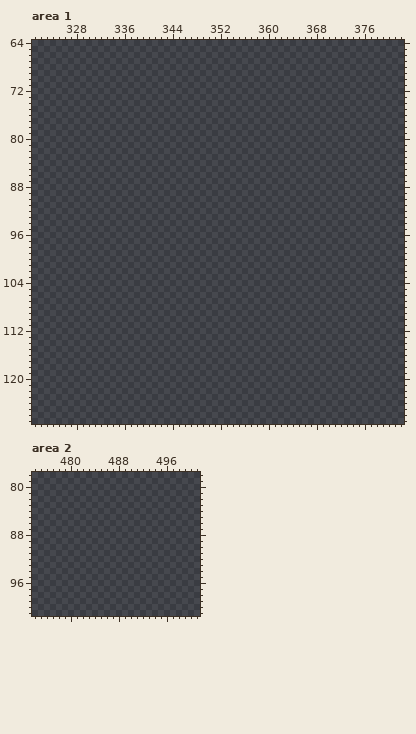
Pixel-art file, stored at Alex - mapa/UTI - Tilemap 1.aseprite. That is the earlier state.
512x512 pixels, 1 frame. Colours within 5 levels of each other are drawn and written as one. Shown: area 1: x 321..382, y 64..127; area 2: x 474..501, y 78..101. The commit also changed other parts of the picture, which this record leaves out.
Palette (. is transparent): 
Pixels before, area 1 (only the part around the change), first column x 321:
 64 ..............................................................
 65 ..............................................................
 66 ..............................................................
 67 ..............................................................
 68 ..............................................................
 69 ..............................................................
 70 ..............................................................
 71 ..............................................................
 72 ..............................................................
 73 ..............................................................
 74 ..............................................................
 75 ..............................................................
 76 ..............................................................
 77 ..............................................................
 78 ..............................................................
 79 ..............................................................
 80 ..............................................................
 81 ..............................................................
 82 ..............................................................
 83 ..............................................................
 84 ..............................................................
 85 ..............................................................
 86 ..............................................................
 87 ..............................................................
 88 ..............................................................
 89 ..............................................................
 90 ..............................................................
 91 ..............................................................
 92 ..............................................................
 93 ..............................................................
 94 ..............................................................
 95 ..............................................................
 96 ..............................................................
 97 ..............................................................
 98 ..............................................................
 99 ..............................................................
100 ..............................................................
101 ..............................................................
102 ..............................................................
103 ..............................................................
104 ..............................................................
105 ..............................................................
106 ..............................................................
107 ..............................................................
108 ..............................................................
109 ..............................................................
110 ..............................................................
111 ..............................................................
112 ..............................................................
113 ..............................................................
114 ..............................................................
115 ..............................................................
116 ..............................................................
117 ..............................................................
118 ..............................................................
119 ..............................................................
120 ..............................................................
121 ..............................................................
122 ..............................................................
123 ..............................................................
124 ..............................................................
125 ..............................................................
126 ..............................................................
127 ..............................................................
After the commit:
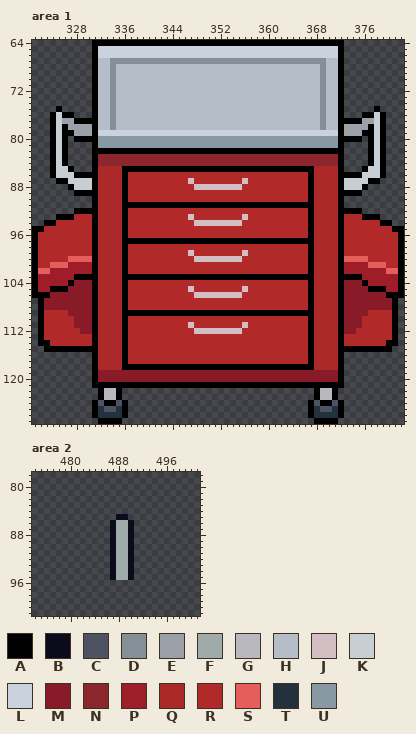
Colours new in this view: A #000000  B #0c0b1b  C #4e5363  D #858f98  E #9ca0a9  F #9faba9  G #b9b8be  H #b5bdc8  J #d3bec3  K #c7ced4  L #cad2dd  M #891b28  N #8b262c  P #9f1d29  Q #ab2929  R #b12929  S #e55e5b  T #23313c  U #8899a3
Edits made:
Changed rows in their new state; - is an unchanged pixel.
Area 1:
first column x 321:
 64 ----------AAAAAAAAAAAAAAAAAAAAAAAAAAAAAAAAAAAAAAAAAA----------
 65 ----------ALLLLLLLLLLLLLLLLLLLLLLLLLLLLLLLLLLLLLLLLA----------
 66 ----------ALLLLLLLLLLLLLLLLLLLLLLLLLLLLLLLLLLLLLLLLA----------
 67 ----------AHHDDDDDDDDDDDDDDDDDDDDDDDDDDDDDDDDDDDDHHA----------
 68 ----------AHHDHHHHHHHHHHHHHHHHHHHHHHHHHHHHHHHHHHDHHA----------
 69 ----------AHHDHHHHHHHHHHHHHHHHHHHHHHHHHHHHHHHHHHDHHA----------
 70 ----------AHHDHHHHHHHHHHHHHHHHHHHHHHHHHHHHHHHHHHDHHA----------
 71 ----------AHHDHHHHHHHHHHHHHHHHHHHHHHHHHHHHHHHHHHDHHA----------
 72 ----------AHHDHHHHHHHHHHHHHHHHHHHHHHHHHHHHHHHHHHDHHA----------
 73 ----------AHHDHHHHHHHHHHHHHHHHHHHHHHHHHHHHHHHHHHDHHA----------
 74 ----------AHHDHHHHHHHHHHHHHHHHHHHHHHHHHHHHHHHHHHDHHA----------
 75 ----A-----AHHDHHHHHHHHHHHHHHHHHHHHHHHHHHHHHHHHHHDHHA-----A----
 76 ---AKAA---AHHDHHHHHHHHHHHHHHHHHHHHHHHHHHHHHHHHHHDHHA---AAKA---
 77 ---AKEEAAAAHHDHHHHHHHHHHHHHHHHHHHHHHHHHHHHHHHHHHDHHAAAAEEKA---
 78 ---AKAEEEEAHHDHHHHHHHHHHHHHHHHHHHHHHHHHHHHHHHHHHDHHAEEEEAKA---
 79 ---AKAAEEEALLLLLLLLLLLLLLLLLLLLLLLLLLLLLLLLLLLLLLLLAEEEAAKA---
 80 ---AKA-AAAAUUUUUUUUUUUUUUUUUUUUUUUUUUUUUUUUUUUUUUUUAAAA-AKA---
 81 ---AKA----AUUUUUUUUUUUUUUUUUUUUUUUUUUUUUUUUUUUUUUUUA----AKA---
 82 ---AKA----AAAAAAAAAAAAAAAAAAAAAAAAAAAAAAAAAAAAAAAAAA----AKA---
 83 ---AKA----ANNNNNNNNNNNNNNNNNNNNNNNNNNNNNNNNNNNNNNNNA----AKA---
 84 ---AKA----ANNNNNNNNNNNNNNNNNNNNNNNNNNNNNNNNNNNNNNNNA----AKA---
 85 ---AKKA---AQQQQAAAAAAAAAAAAAAAAAAAAAAAAAAAAAAAAQQQQA---AKKA---
 86 ---AKKKAAAAQQQQARRRRRRRRRRRRRRRRRRRRRRRRRRRRRRAQQQQAAAAKKKA---
 87 ----AAKKKKAQQQQARRRRRRRRRRJRRRRRRRRJRRRRRRRRRRAQQQQAKKKKAA----
 88 ------AKKKAQQQQARRRRRRRRRRRJJJJJJJJRRRRRRRRRRRAQQQQAKKKA------
 89 -------AAAAQQQQARRRRRRRRRRRRRRRRRRRRRRRRRRRRRRAQQQQAAAA-------
 90 ----------AQQQQARRRRRRRRRRRRRRRRRRRRRRRRRRRRRRAQQQQA----------
 91 ----------AQQQQAAAAAAAAAAAAAAAAAAAAAAAAAAAAAAAAQQQQA----------
 92 -------AAAAQQQQARRRRRRRRRRRRRRRRRRRRRRRRRRRRRRAQQQQAAAA-------
 93 ----AAARRRAQQQQARRRRRRRRRRJRRRRRRRRJRRRRRRRRRRAQQQQARRRAAA----
 94 --AARRRRRRAQQQQARRRRRRRRRRRJJJJJJJJRRRRRRRRRRRAQQQQARRRRRRAA--
 95 AARRRRRRRRAQQQQARRRRRRRRRRRRRRRRRRRRRRRRRRRRRRAQQQQARRRRRRRRAA
 96 ARRRRRRRRRAQQQQARRRRRRRRRRRRRRRRRRRRRRRRRRRRRRAQQQQARRRRRRRRRA
 97 ARRRRRRRRRAQQQQAAAAAAAAAAAAAAAAAAAAAAAAAAAAAAAAQQQQARRRRRRRRRA
 98 ARRRRRRRRRAQQQQARRRRRRRRRRRRRRRRRRRRRRRRRRRRRRAQQQQARRRRRRRRRA
 99 ARRRRRRRRRAQQQQARRRRRRRRRRJRRRRRRRRJRRRRRRRRRRAQQQQARRRRRRRRRA
100 ARRRRRSSSSAQQQQARRRRRRRRRRRJJJJJJJJRRRRRRRRRRRAQQQQASSSSRRRRRA
101 ARRSSSPPPPAQQQQARRRRRRRRRRRRRRRRRRRRRRRRRRRRRRAQQQQAPPPPSSSRRA
102 ASSPPPPPPPAQQQQARRRRRRRRRRRRRRRRRRRRRRRRRRRRRRAQQQQAPPPPPPPSSA
103 APPPPPPAAAAQQQQAAAAAAAAAAAAAAAAAAAAAAAAAAAAAAAAQQQQAAAAPPPPPPA
104 APPPPPAMMMAQQQQARRRRRRRRRRRRRRRRRRRRRRRRRRRRRRAQQQQAMMMAPPPPPA
105 APPAAAMMMMAQQQQARRRRRRRRRRJRRRRRRRRJRRRRRRRRRRAQQQQAMMMMAAAPPA
106 AAAMMMMMMMAQQQQARRRRRRRRRRRJJJJJJJJRRRRRRRRRRRAQQQQAMMMMMMMAAA
107 -AMMMMMMMMAQQQQARRRRRRRRRRRRRRRRRRRRRRRRRRRRRRAQQQQAMMMMMMMMA-
108 -AMMMMMMMMAQQQQARRRRRRRRRRRRRRRRRRRRRRRRRRRRRRAQQQQAMMMMMMMMA-
109 -ARRRRMMMMAQQQQAAAAAAAAAAAAAAAAAAAAAAAAAAAAAAAAQQQQAMMMMRRRRA-
110 -ARRRRRMMMAQQQQARRRRRRRRRRRRRRRRRRRRRRRRRRRRRRAQQQQAMMMRRRRRA-
111 -ARRRRRMMMAQQQQARRRRRRRRRRJRRRRRRRRJRRRRRRRRRRAQQQQAMMMRRRRRA-
112 -ARRRRRRMMAQQQQARRRRRRRRRRRJJJJJJJJRRRRRRRRRRRAQQQQAMMRRRRRRA-
113 -ARRRRRRRRAQQQQARRRRRRRRRRRRRRRRRRRRRRRRRRRRRRAQQQQARRRRRRRRA-
114 -AARRRRRRRAQQQQARRRRRRRRRRRRRRRRRRRRRRRRRRRRRRAQQQQARRRRRRRAA-
115 --AAAAAAAAAQQQQARRRRRRRRRRRRRRRRRRRRRRRRRRRRRRAQQQQAAAAAAAAA--
116 ----------AQQQQARRRRRRRRRRRRRRRRRRRRRRRRRRRRRRAQQQQA----------
117 ----------AQQQQARRRRRRRRRRRRRRRRRRRRRRRRRRRRRRAQQQQA----------
118 ----------AQQQQAAAAAAAAAAAAAAAAAAAAAAAAAAAAAAAAQQQQA----------
119 ----------AMMMMMMMMMMMMMMMMMMMMMMMMMMMMMMMMMMMMMMMMA----------
120 ----------AMMMMMMMMMMMMMMMMMMMMMMMMMMMMMMMMMMMMMMMMA----------
121 ----------AAAAAAAAAAAAAAAAAAAAAAAAAAAAAAAAAAAAAAAAAA----------
122 -----------AGGA--------------------------------AGGA-----------
123 -----------AGGA--------------------------------AGGA-----------
124 ----------ACAACA------------------------------ACAACA----------
125 ----------ATCCTA------------------------------ATCCTA----------
126 ----------ATTTTA------------------------------ATTTTA----------
127 -----------AAAA--------------------------------AAAA-----------
Area 2:
first column x 487:
 85 -BB-
 86 BFFB
 87 BFFB
 88 BFFB
 89 BFFB
 90 BFFB
 91 BFFB
 92 BFFB
 93 BFFB
 94 BFFB
 95 BFFB
Pixel boxes of the changes (left, top, right, bottom) in both pictures:
added: (32, 40, 404, 424)
added: (110, 514, 134, 580)
